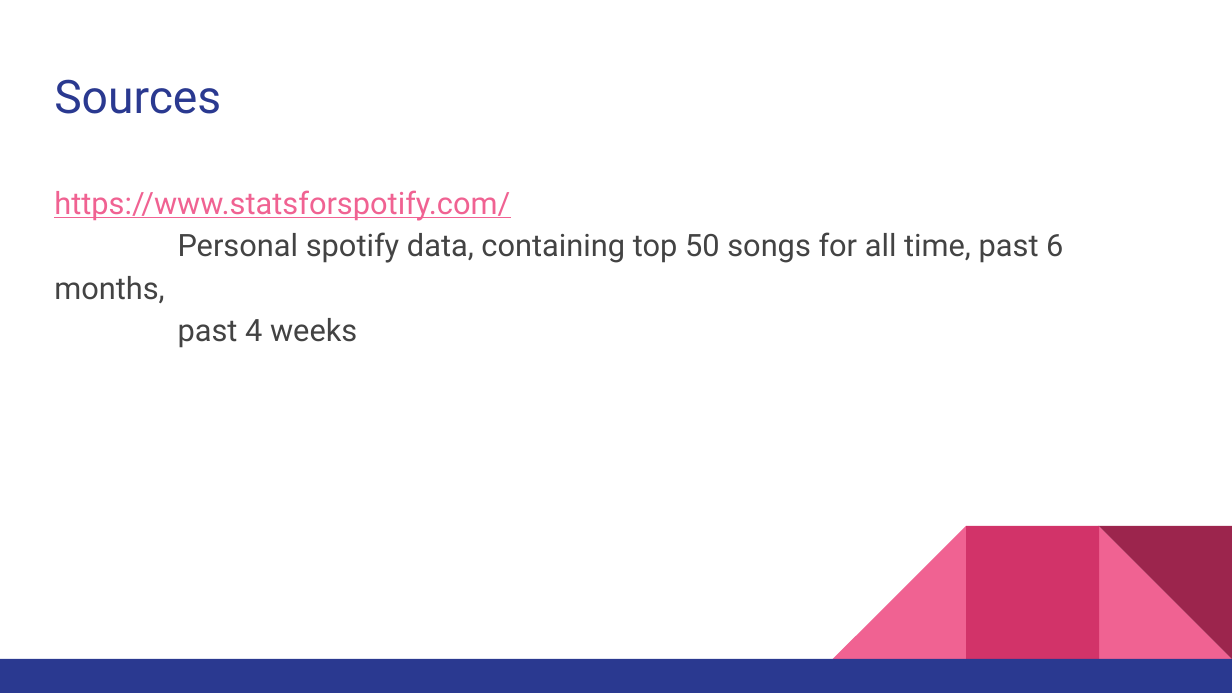
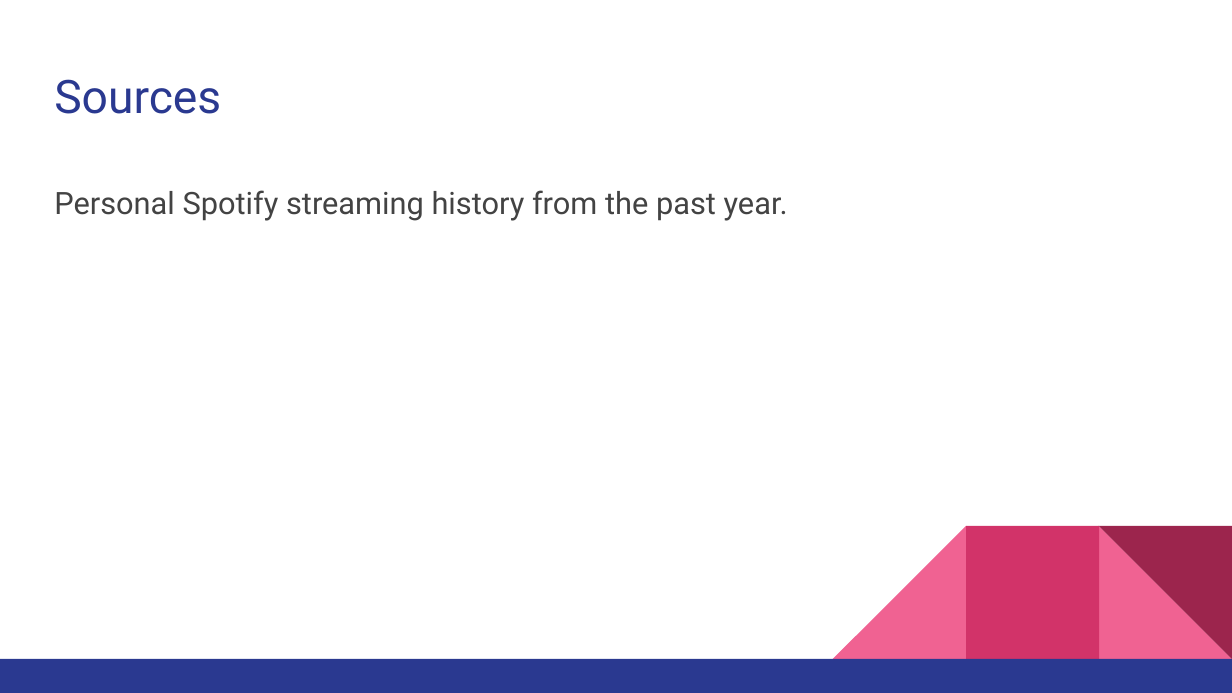
Before and after one commit to chloelinli/image-classification, a slide deck: slide 10 of projects/spotify_listening/presentations/my_music_taste.pptx (slide 11 before the commit). Drawn at 1232x693 pixels with LibreOffice and Linux fonts; fonts in the diff are those of the drawing. Boxes give left, top, right and bottom in pixels: in the first picture for what was removed or moved away, otherwise in the second. Text is boxed around its words. In the diff, an @@ line names an element or a change of style, - is before the commit and + after.

```diff
--- a/projects/spotify_listening/presentations/my_music_taste.pptx
+++ b/projects/spotify_listening/presentations/my_music_taste.pptx
@@ text at (54, 190, 788, 221): text changed @@
-https://www.statsforspotify.com/
-Personal spotify data, containing top 50 songs for all time, past 6 months,
-past 4 weeks
+Personal Spotify streaming history from the past year.
```
Also in this commit, not shown: 5 other slides changed, 3 slides added, 4 slides removed, 1 other file.
